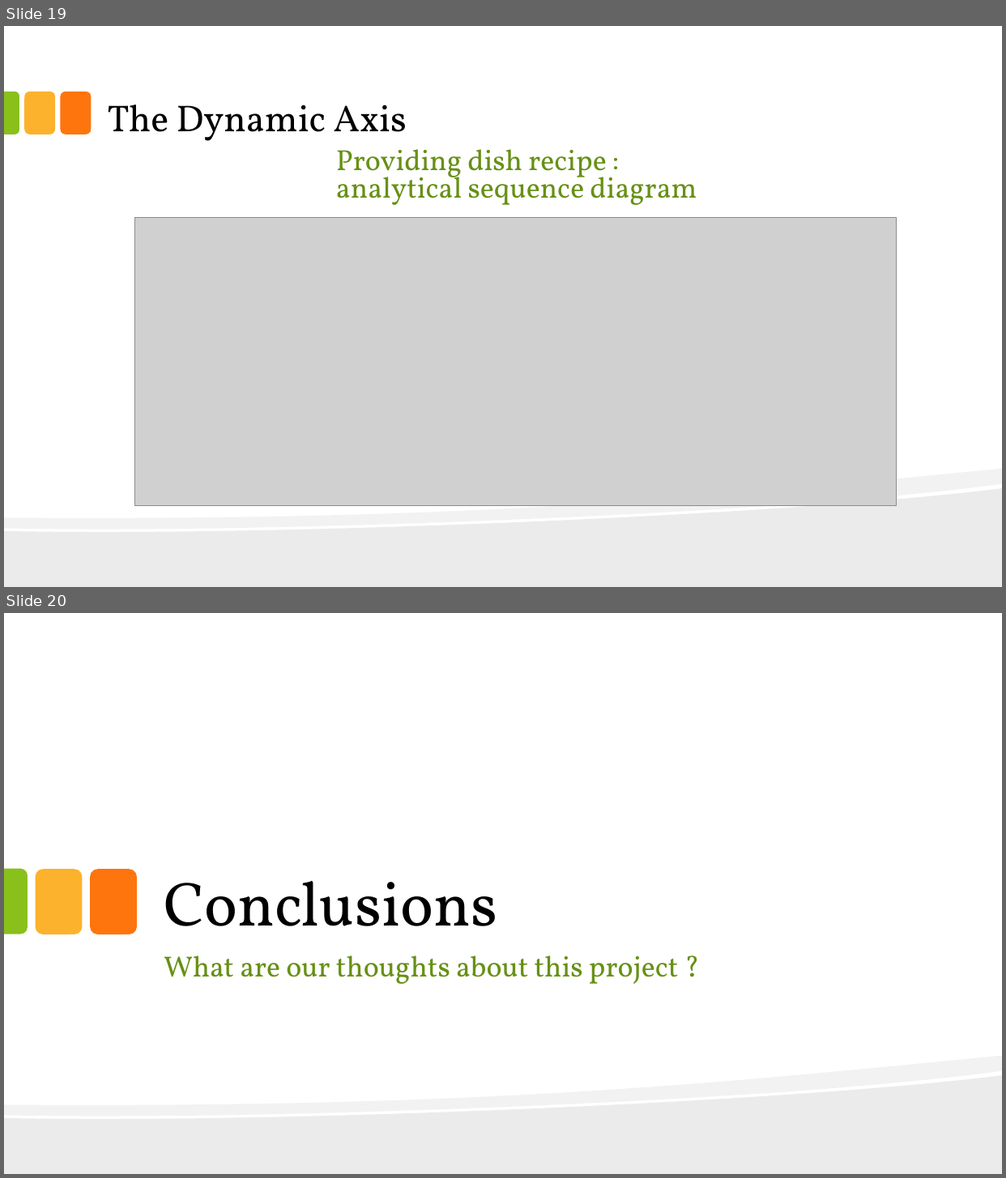
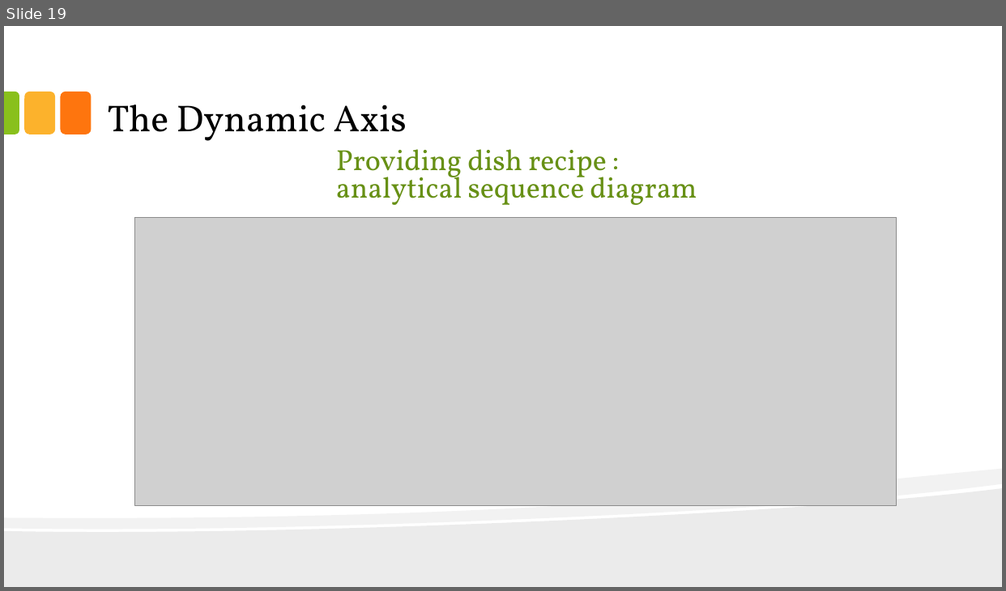
Before and after one commit to thelittlewozniak/iKitchen, a slide deck: Fichiers analyse/IKitchen.pptx. Shown one above the other, each under a label of ours: slides 19 and 20 before the commit, slide 19 after it. The pictures are 1006x1178 and 1006x591 pixels, drawn with LibreOffice and Linux fonts; fonts in the diff are those of the drawing; grey boxes stand for pictures. Boxes give left, top, right and bottom in pixels: in the first picture for what was removed or moved away, otherwise in the second. Text is boxed around its words. In the diff, an @@ line names an element or a change of style, - is before the commit and + after.

```diff
--- a/Fichiers analyse/IKitchen.pptx
+++ b/Fichiers analyse/IKitchen.pptx
@@ slide 20 removed at (x1=4, y1=613, x2=1002, y2=1174), background #FFFFFF; not listed: 2 template elements that a slide beside it also shows @@
@@ round same rect removed at (x1=4, y1=869, x2=27, y2=934) @@
@@ rounded rectangle removed at (x1=36, y1=869, x2=83, y2=934) @@
@@ rounded rectangle removed at (x1=90, y1=869, x2=138, y2=934) @@
@@ title removed at (x1=164, y1=881, x2=497, y2=926) @@
-Conclusions
@@ text removed at (x1=164, y1=956, x2=679, y2=984) @@
-What are our thoughts about this project ?
```
Also in this commit, not shown: 1 slide changed, 1 other slide removed, 8 other files.
